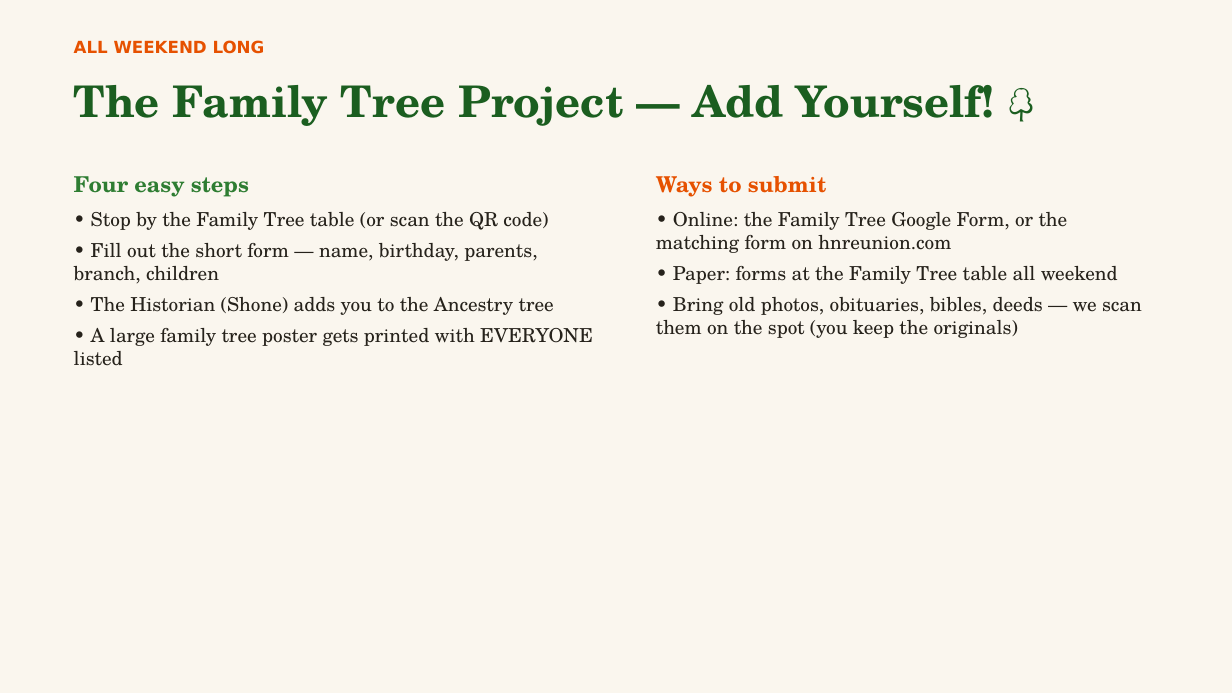
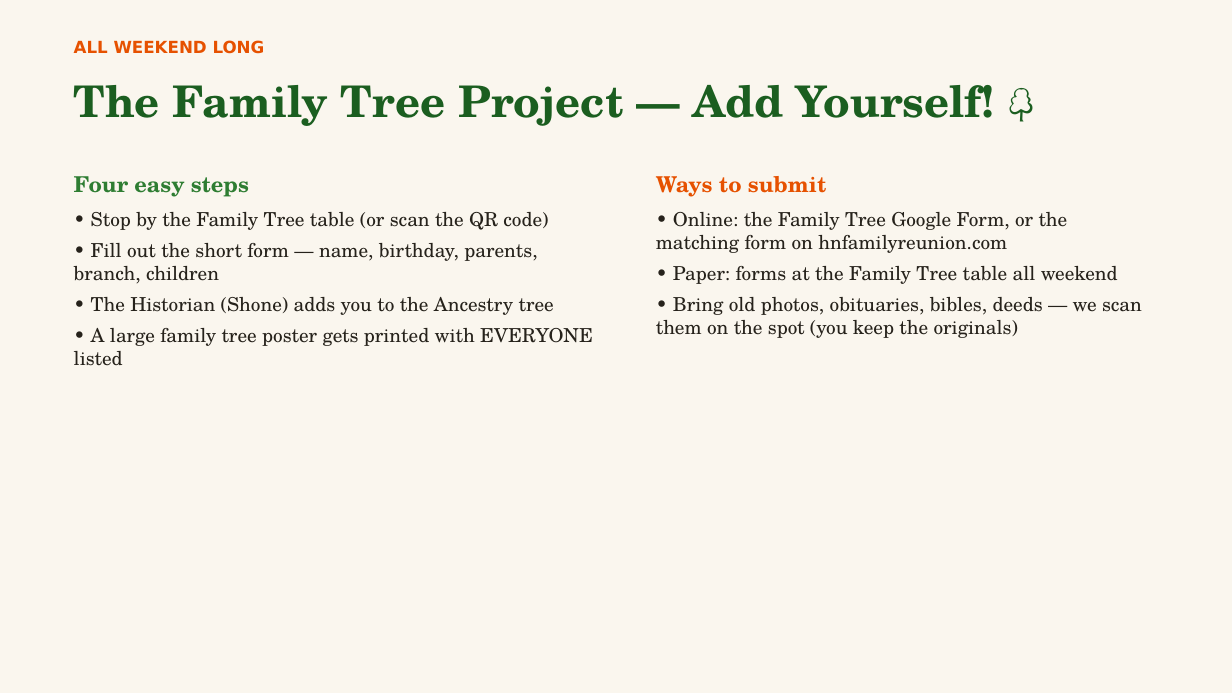
Before and after one commit to MEG-agt25/Family-Reunion, a slide deck: slide 29 of presentation/Harris-Nelson-Reunion-2026.pptx. Drawn at 1232x693 pixels with LibreOffice and Linux fonts; fonts in the diff are those of the drawing. Boxes give left, top, right and bottom in pixels: in the first picture for what was removed or moved away, otherwise in the second. Text is boxed around its words. In the diff, an @@ line names an element or a change of style, - is before the commit and + after.

```diff
--- a/presentation/Harris-Nelson-Reunion-2026.pptx
+++ b/presentation/Harris-Nelson-Reunion-2026.pptx
@@ text at <box>656,212,1068,253</box>: text changed @@
-• Online: the Family Tree Google Form, or the matching form on hnreunion.com
+• Online: the Family Tree Google Form, or the matching form on hnfamilyreunion.com
```
Also in this commit, not shown: 9 other slides changed, 14 other files.
